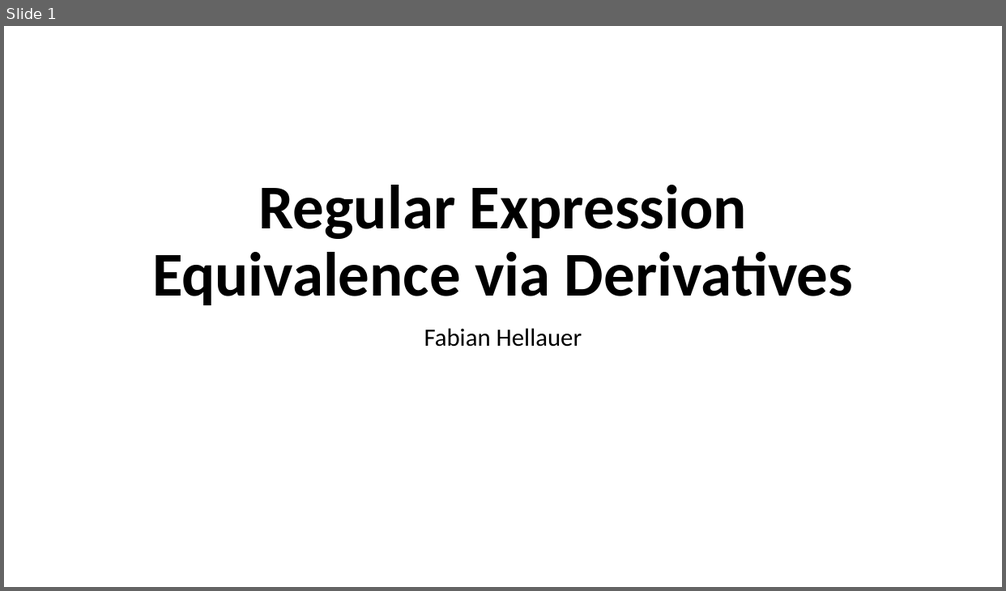
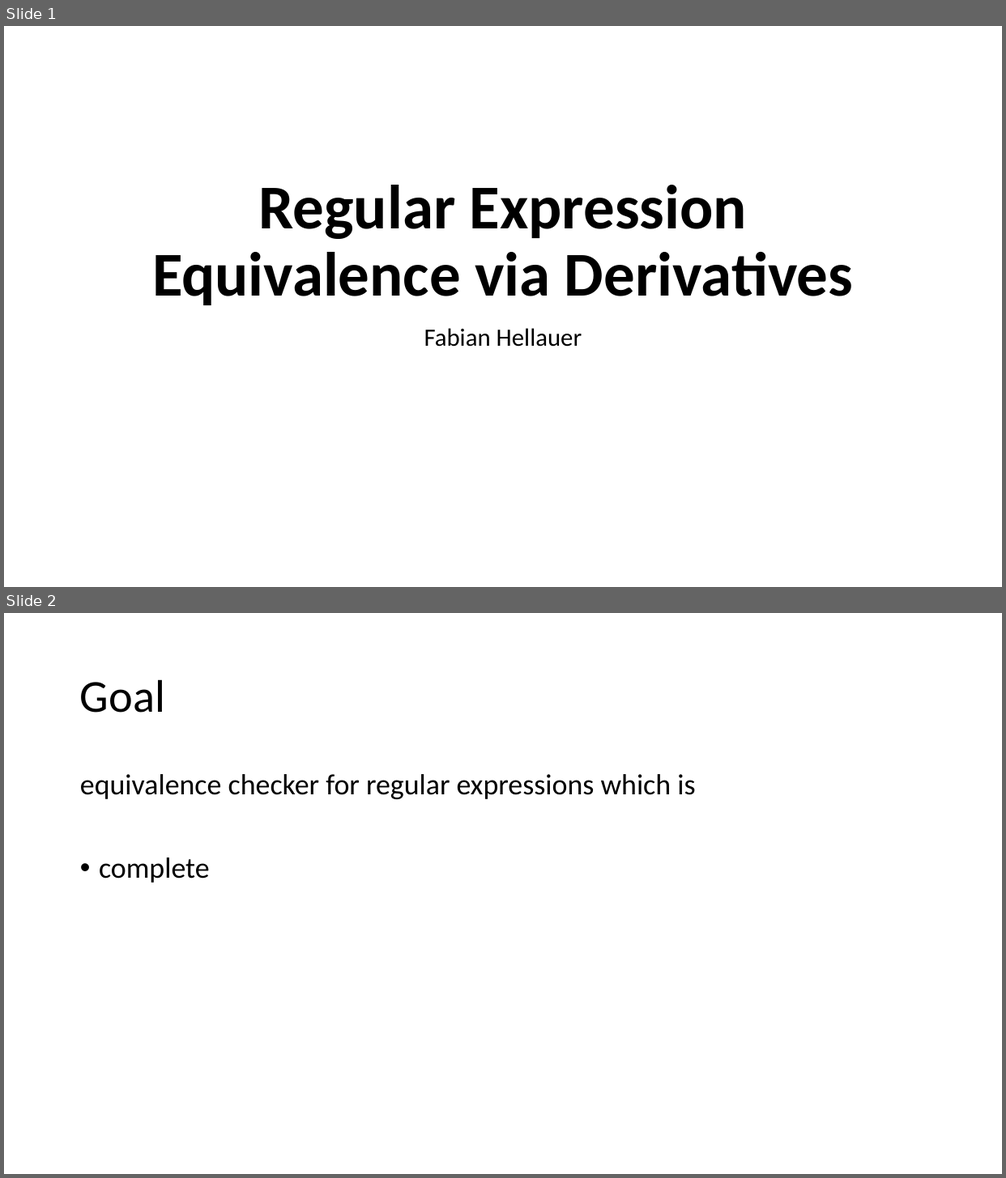
Before and after one commit to Helli/fds_seminar, a slide deck: slides.pptx. Shown one above the other, each under a label of ours: slide 1 before the commit, slides 1 and 2 after it. The pictures are 1006x591 and 1006x1178 pixels, drawn with LibreOffice and Linux fonts; fonts in the diff are those of the drawing. Boxes give left, top, right and bottom in pixels: in the first picture for what was removed or moved away, otherwise in the second. Text is boxed around its words. In the diff, an @@ line names an element or a change of style, - is before the commit and + after.

```diff
--- a/slides.pptx
+++ b/slides.pptx
@@ slide 2 added at box(4, 613, 1002, 1174), background #FFFFFF @@
@@ title added at box(80, 679, 165, 713), 44 pt, text #000000 @@
+Goal
@@ text added at box(80, 774, 695, 883), 28 pt, text #000000 @@
+equivalence checker for regular expressions which is
+• complete
```
Also in this commit, not shown: 1 slide changed.
